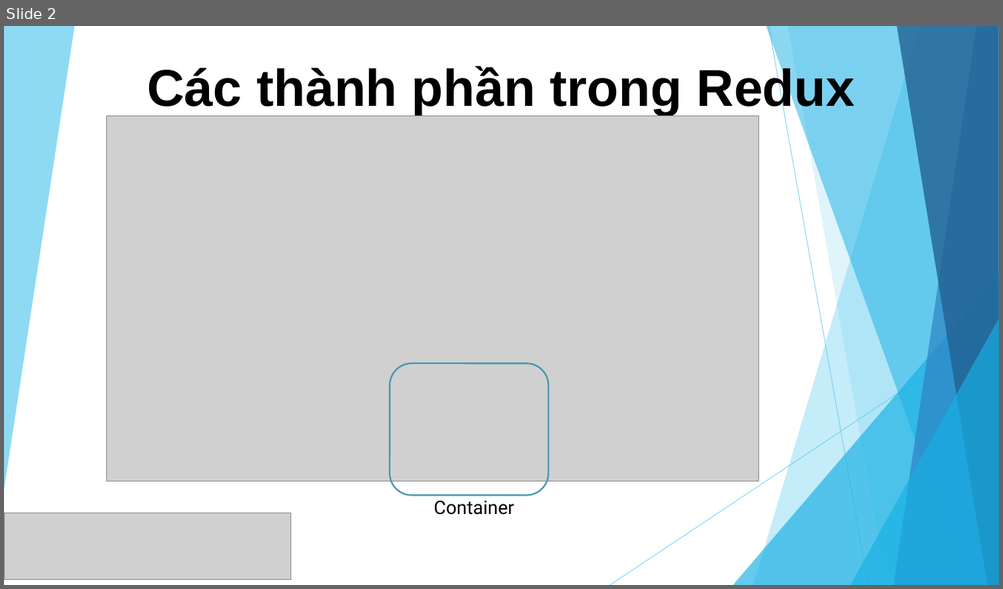
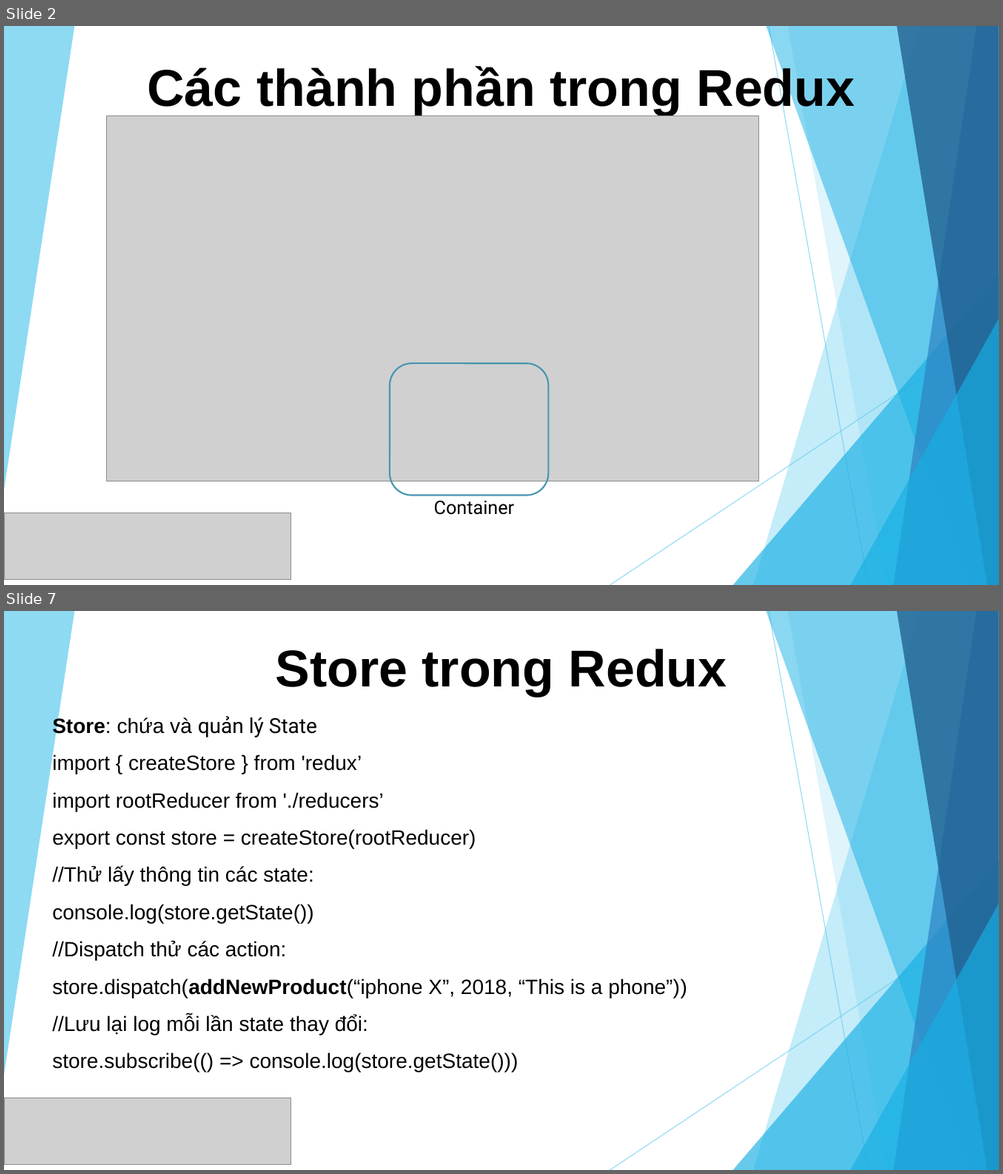
Before and after one commit to sunlight3d/CecomtechReactJST03-2019, a slide deck: Phần 5-Quản lý State với Redux.pptx. Shown one above the other, each under a label of ours: slide 2 before the commit, slides 2 and 7 after it; the slides between them are not shown. The pictures are 1003x589 and 1003x1174 pixels, drawn with LibreOffice and Linux fonts; fonts in the diff are those of the drawing; grey boxes stand for pictures. Boxes give left, top, right and bottom in pixels: in the first picture for what was removed or moved away, otherwise in the second. Text is boxed around its words. In the diff, an @@ line names an element or a change of style, - is before the commit and + after.

```diff
--- a/Phần 5-Quản lý State với Redux.pptx
+++ b/Phần 5-Quản lý State với Redux.pptx
@@ slide 7 added at box(4, 611, 999, 1170), background #FFFFFF; not listed: 10 template elements that a slide beside it also shows @@
@@ title added at box(275, 649, 727, 696), 50 pt, text #000000, bold @@
+Store trong Redux
@@ subtitle added at box(52, 716, 687, 1073), 20 pt, text #000000 @@
+Store: chứa và quản lý State
+import { createStore } from 'redux’
+import rootReducer from './reducers’
+export const store = createStore(rootReducer)
+//Thử lấy thông tin các state:
+console.log(store.getState())
+//Dispatch thử các action:
+store.dispatch(addNewProduct(“iphone X”, 2018, “This is a phone”))
+//Lưu lại log mỗi lần state thay đổi:
+store.subscribe(() => console.log(store.getState()))
@@ picture added at box(4, 1099, 291, 1165) @@
```
Also in this commit, not shown: 4 slides changed, 2 other slides added, 1 other file.
